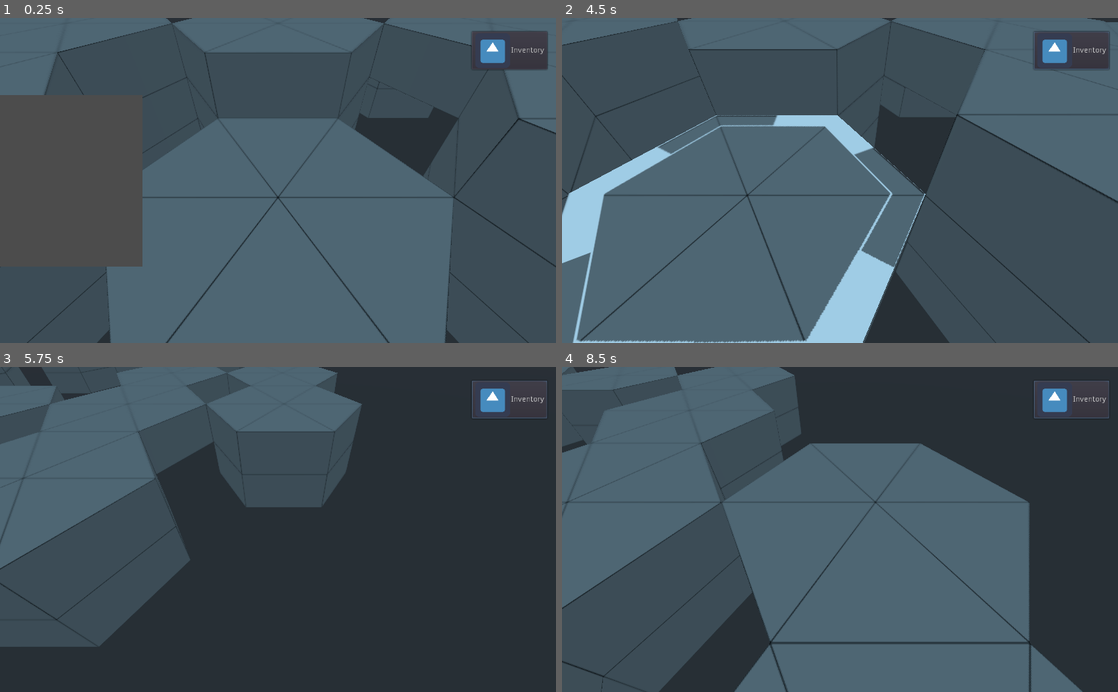
Above: before the commit, frames 1-4 (two rows, left to right).
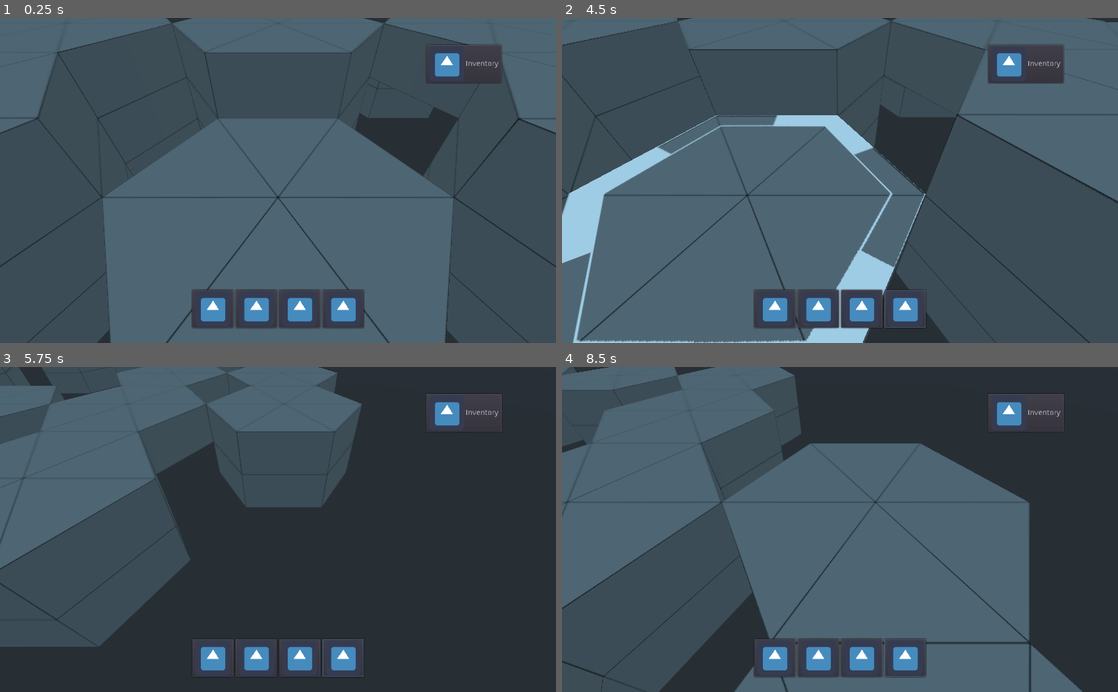
Above: after the commit, the same moments.

Repository: Delaunay/Chessy
Game: Godot game, scene res://assets/map/GridMap.tscn
Same seed, same stepped clock (60 frames per second), same inputs: the game is played once before the commit and once after it. The engine's default icon, where the game draws it, is replaced by a stand-in: a white triangle on a blue panel in a dark square.
Inputs (mouse positions are in pixels of both pictures, inside the frame that each line leads up to):
- Up to frame 1 (0.25 s): no input
- Up to frame 2 (4.5 s): click "Inventory" at 0.5 s; click (773, 310) at 1.27 s; click (817, 310) at 2.02 s; click (862, 310) at 2.77 s; click (906, 310) at 3.52 s; move the mouse to (962, 164) at 4.27 s; hold D (move_right) from 4.28 s (still down); tap Mouse wheel up (zoom_in) at 4.35 s; click (962, 164) at 4.42 s
- Up to frame 3 (5.75 s): tap Space (jump) at 4.52, 5.27 s; move the mouse to (166, 545) at 5.02 s; release D (move_right) at 5.03 s; hold S (move_back) from 5.03 s (still down); tap Mouse wheel down (zoom_out) at 5.1 s; click (166, 545) at 5.17 s
- Up to frame 4 (8.5 s): move the mouse to (895, 458) at 5.77 s; release S (move_back) at 5.78 s; hold D (move_right) 5.78-6.53 s; tap Mouse wheel up (zoom_in) at 5.85, 7.35 s; click (895, 458) at 5.92 s; move the mouse to (812, 594) at 6.52 s; hold W (move_forward) 6.53-7.28 s; tap Mouse wheel down (zoom_out) at 6.6, 8.1 s; click (812, 594) at 6.67 s; tap Space (jump) at 6.77, 7.52, 8.27 s; move the mouse to (1006, 578) at 7.27 s; hold A (move_left) from 7.28 s (still down); click (1006, 578) at 7.42 s; move the mouse to (673, 480) at 8.02 s; click (673, 480) at 8.17 s

The runs differ from the first frame. In frame 1, 8.1% of the frame differs, in the area x 0-99%, y 4-96%; in frame 2, 5.9%; in frame 3, 4.3%; in frame 4, 4.8%.

Commit message:
-

Diff:
--- a/assets/Tactician.tscn
+++ b/assets/Tactician.tscn
@@ -4,7 +4,7 @@
 [ext_resource path="res://assets/tactician.gd" type="Script" id=2]
 [ext_resource path="res://assets/tile/SelectionTile.tscn" type="PackedScene" id=3]
 [ext_resource path="res://icon.png" type="Texture" id=4]
-[ext_resource path="res://DisplayWorld.tscn" type="PackedScene" id=5]
+[ext_resource path="res://assets/ui/preview/Preview.tscn" type="PackedScene" id=5]
 
 [node name="Tactician" type="Spatial"]
 script = ExtResource( 2 )
@@ -19,40 +19,66 @@
 [node name="HUD" type="Control" parent="."]
 anchor_right = 1.0
 anchor_bottom = 1.0
+margin_left = 100.0
+margin_top = 50.0
+margin_right = -100.0
+margin_bottom = -50.0
 __meta__ = {
 "_edit_use_anchors_": false
 }
 
 [node name="Button" type="Button" parent="HUD"]
-margin_left = 869.0
-margin_top = 25.0
-margin_right = 1008.0
-margin_bottom = 95.0
+anchor_left = 1.0
+anchor_right = 1.0
+margin_left = -139.0
+margin_bottom = 70.0
 text = "Inventory"
 icon = ExtResource( 4 )
 __meta__ = {
 "_edit_use_anchors_": false
 }
 
-[node name="ViewportContainer" type="ViewportContainer" parent="HUD"]
-anchor_top = 0.5
-anchor_bottom = 0.5
-margin_top = -158.0
-margin_right = 262.0
-margin_bottom = 159.0
-stretch = true
+[node name="UnitInfo" parent="HUD" instance=ExtResource( 5 )]
+anchor_top = 0.324
+anchor_right = 0.0
+anchor_bottom = 0.678
+margin_left = 2.0
+margin_right = 275.0
+margin_bottom = -3.05176e-05
+
+[node name="HBoxContainer" type="HBoxContainer" parent="HUD"]
+anchor_top = 1.0
+anchor_right = 1.0
+anchor_bottom = 1.0
+margin_top = -48.0
+mouse_filter = 0
+alignment = 1
 __meta__ = {
 "_edit_use_anchors_": false
 }
 
-[node name="Viewport" type="Viewport" parent="HUD/ViewportContainer"]
-size = Vector2( 262, 317 )
-own_world = true
-handle_input_locally = false
-hdr = false
-render_target_update_mode = 3
-gui_disable_input = true
+[node name="Button" type="Button" parent="HUD/HBoxContainer"]
+margin_left = 254.0
+margin_right = 330.0
+margin_bottom = 70.0
+icon = ExtResource( 4 )
 
-[node name="DisplayWorld" parent="HUD/ViewportContainer/Viewport" instance=ExtResource( 5 )]
+[node name="Button2" type="Button" parent="HUD/HBoxContainer"]
+margin_left = 334.0
+margin_right = 410.0
+margin_bottom = 70.0
+icon = ExtResource( 4 )
+
+[node name="Button3" type="Button" parent="HUD/HBoxContainer"]
+margin_left = 414.0
+margin_right = 490.0
+margin_bottom = 70.0
+icon = ExtResource( 4 )
+
+[node name="Button4" type="Button" parent="HUD/HBoxContainer"]
+margin_left = 494.0
+margin_right = 570.0
+margin_bottom = 70.0
+icon = ExtResource( 4 )
 
 [node name="Units" type="Spatial" parent="."]
--- a/assets/tactician.gd
+++ b/assets/tactician.gd
@@ -48,6 +48,7 @@
 	cell_size = grid_map.cell_size
 
 	add_units()
+	$HUD/UnitInfo.visible = false
 
 
 func snap_to_grid(pos):
@@ -66,16 +67,16 @@
 #	pass
 
 func display(obj = null):
-	var display_container = $HUD/ViewportContainer/Viewport/DisplayWorld/Container
+	var display_container = $HUD/UnitInfo/Preview/Viewport/DisplayWorld/Container
 
 	for child in display_container.get_children():
 		display_container.remove_child(child)
 
 	if obj:
 		display_container.add_child(obj)
-		$HUD/ViewportContainer.visible = true
+		$HUD/UnitInfo.visible = true
 	else:
-		$HUD/ViewportContainer.visible = false
+		$HUD/UnitInfo.visible = false
 
 
 func select_object(event, pos, collision):
--- /dev/null
+++ b/assets/ui/preview/Preview.gd
@@ -0,0 +1,16 @@
+extends ViewportContainer
+
+
+# Declare member variables here. Examples:
+# var a = 2
+# var b = "text"
+
+
+# Called when the node enters the scene tree for the first time.
+func _ready():
+	pass # Replace with function body.
+
+
+# Called every frame. 'delta' is the elapsed time since the previous frame.
+#func _process(delta):
+#	pass
--- /dev/null
+++ b/assets/ui/preview/Preview.tscn
@@ -0,0 +1,87 @@
+[gd_scene load_steps=6 format=2]
+
+[ext_resource path="res://assets/ui/preview/DisplayWorld.tscn" type="PackedScene" id=1]
+[ext_resource path="res://assets/ui/preview/Preview.gd" type="Script" id=2]
+
+[sub_resource type="VisualShaderNodeColorConstant" id=1]
+output_port_for_preview = 0
+constant = Color( 0.054902, 0.0431373, 0.0431373, 0.478431 )
+
+[sub_resource type="VisualShader" id=2]
+code = "shader_type spatial;
+render_mode specular_schlick_ggx;
+
+
+
+
+void vertex() {
+// Output:0
+
+}
+
+void fragment() {
+// Color:2
+	vec3 n_out2p0 = vec3(0.054902, 0.043137, 0.043137);
+	float n_out2p1 = 0.478431;
+
+// Output:0
+	ALBEDO = n_out2p0;
+	ALPHA = n_out2p1;
+
+}
+
+void light() {
+// Output:0
+
+}
+"
+nodes/fragment/0/position = Vector2( 680, 60 )
+nodes/fragment/2/node = SubResource( 1 )
+nodes/fragment/2/position = Vector2( 300, 100 )
+nodes/fragment/connections = PoolIntArray( 2, 0, 0, 0, 2, 1, 0, 1 )
+
+[sub_resource type="ShaderMaterial" id=3]
+shader = SubResource( 2 )
+
+[node name="UnitInfo" type="Panel"]
+modulate = Color( 0.988235, 0.988235, 0.988235, 1 )
+material = SubResource( 3 )
+anchor_right = 1.0
+anchor_bottom = 1.0
+margin_left = 10.0
+margin_top = 10.0
+margin_right = -10.0
+margin_bottom = -10.0
+grow_horizontal = 2
+grow_vertical = 2
+
+[node name="Label" type="Label" parent="."]
+anchor_right = 1.0
+margin_top = 10.0
+text = "Unit Info"
+align = 1
+__meta__ = {
+"_edit_use_anchors_": false
+}
+
+[node name="Preview" type="ViewportContainer" parent="."]
+anchor_top = 0.125
+anchor_right = 1.0
+anchor_bottom = 0.85
+margin_left = 20.0
+margin_right = -20.0
+stretch = true
+script = ExtResource( 2 )
+__meta__ = {
+"_edit_use_anchors_": false
+}
+
+[node name="Viewport" type="Viewport" parent="Preview"]
+size = Vector2( 964, 420 )
+own_world = true
+handle_input_locally = false
+hdr = false
+render_target_update_mode = 3
+gui_disable_input = true
+
+[node name="DisplayWorld" parent="Preview/Viewport" instance=ExtResource( 1 )]
Renamed: DisplayWorld.tscn -> assets/ui/preview/DisplayWorld.tscn
